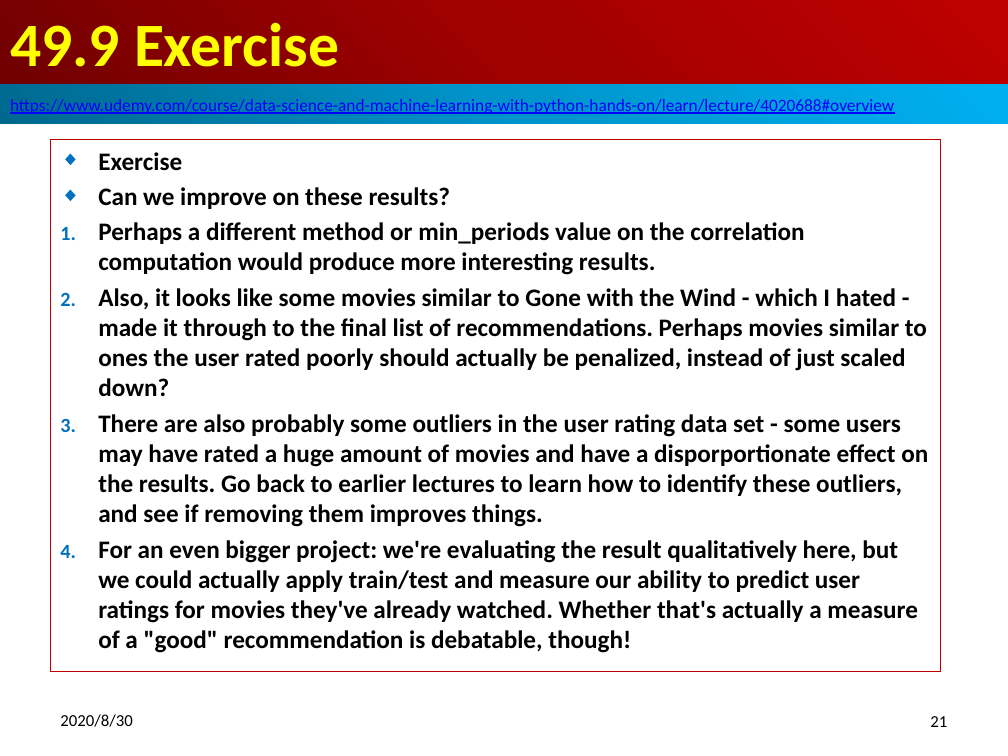
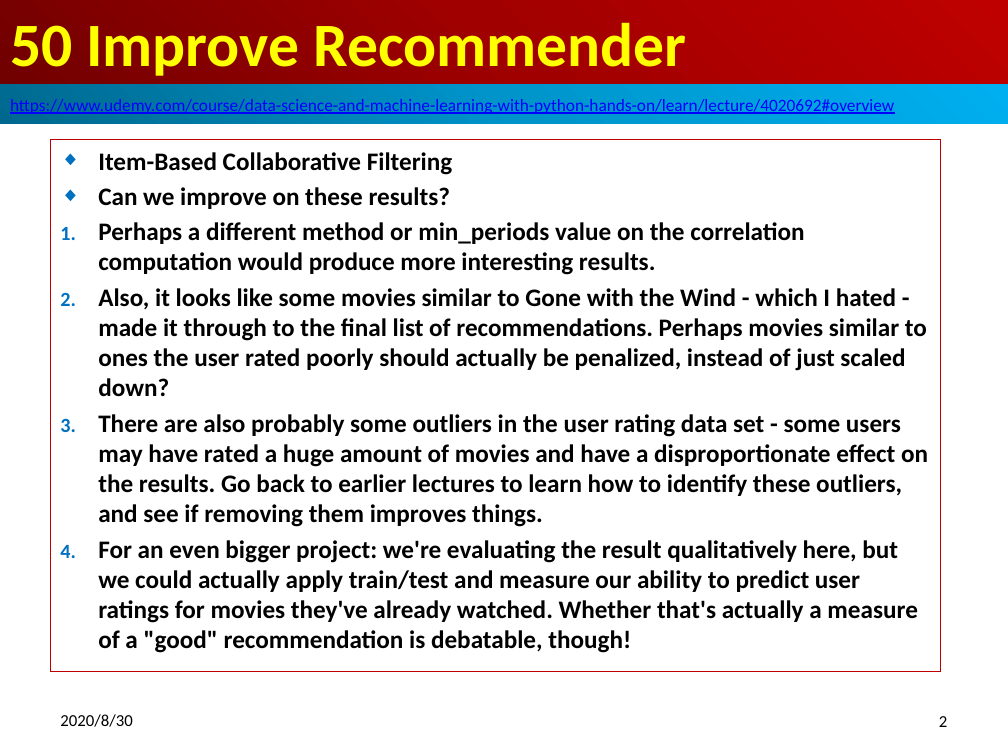
Before and after one commit to peterhchen/900_Python_ML_DS_DL, a slide deck: slide 2 of 050_ImproveRecommender.pptx (slide 21 before the commit). Drawn at 1008x756 pixels with LibreOffice and Linux fonts; fonts in the diff are those of the drawing. Boxes give left, top, right and bottom in pixels: in the first picture for what was removed or moved away, otherwise in the second. Text is boxed around its words. In the diff, an @@ line names an element or a change of style, - is before the commit and + after.

```diff
--- a/050_ImproveRecommender.pptx
+++ b/050_ImproveRecommender.pptx
@@ title at [10,22,686,76]: text changed @@
-49.9 Exercise
+50 Improve Recommender
@@ text in rectangle at [10,97,928,492]: text changed @@
-https://www.udemy.com/course/data-science-and-machine-learning-with-python-hands-on/learn/lecture/4020688#overview
+https://www.udemy.com/course/data-science-and-machine-learning-with-python-hands-on/learn/lecture/4020692#overview
@@ subtitle at [98,152,453,175]: text changed @@
-◆ Exercise
+◆ Item-Based Collaborative Filtering
@@ subtitle at [98,414,902,527]: text changed @@
-3. There are also probably some outliers in the user rating data set - some users may have rated a huge amount of movies and have a disporportionate effect on the results. Go back to earlier lectures to learn how to identify these outliers, and see if removing them improves things.
+3. There are also probably some outliers in the user rating data set - some users may have rated a huge amount of movies and have a disproportionate effect on the results. Go back to earlier lectures to learn how to identify these outliers, and see if removing them improves things.
@@ page number at [939,716,947,727]: text changed @@
-21
+2
```
Also in this commit, not shown: 2 other slides changed, 18 slides removed.
